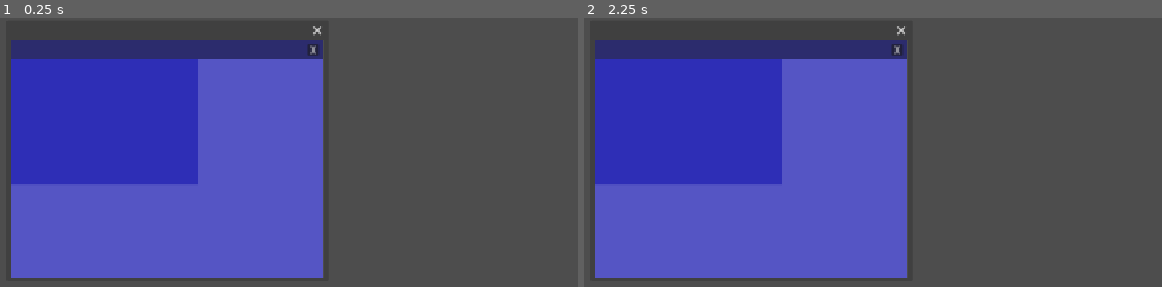
Above: before the commit, frames 1-2 (left to right).
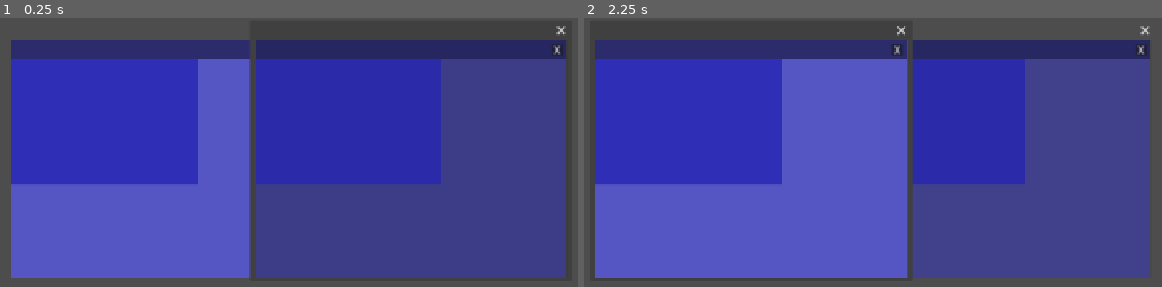
Above: after the commit, the same moments.

Repository: MisterIXI/godot-wildjam-98
Game: Godot game, scene res://scenes/window/window_test.tscn
Two runs of this game, one before a commit and one after it. Both use one fixed random seed, a clock stepped at 60 frames per second and the inputs below. The project has no main scene, so this scene is started directly.
Inputs (mouse positions are in pixels of both pictures, inside the frame that each line leads up to):
- Up to frame 1 (0.25 s): no input
- Up to frame 2 (2.25 s): tap Enter at 0.5 s; move the mouse to (1075, 219) at 0.52 s; click (1075, 219) at 0.67 s; click "X" at 1.25 s; tap Space at 2 s; drag from (740, 265) to (outside the picture) at 2.02 s

The runs differ from the first frame. In frame 1, 48% of the frame differs, in the area x 43-98%, y 2-97%; in frame 2, 36%.

Commit message:
window progress commit

Diff:
--- a/space-ship-support/scenes/window/window.gd
+++ b/space-ship-support/scenes/window/window.gd
@@ -9,17 +9,18 @@
 var collapse_tween: Tween = null
 
 func _on_window_input(event: InputEvent) -> void:
-	if event is InputEventMouseButton:
-		if event.button_index == MOUSE_BUTTON_RIGHT and event.pressed:
-			if collapse_tween:
-				collapse_tween.kill()
-			if is_collapsed:
-				collapse_tween = create_tween()
-				collapse_tween.tween_property(self, "size:y", 400., 0.1)
-			else:
-				collapse_tween = create_tween()
-				collapse_tween.tween_property(self, "size:y", 2, 0.1)
-			is_collapsed = not is_collapsed
+	pass
+	# if event is InputEventMouseButton:
+	# 	if event.button_index == MOUSE_BUTTON_RIGHT and event.pressed:
+	# 		if collapse_tween:
+	# 			collapse_tween.kill()
+	# 		if is_collapsed:
+	# 			collapse_tween = create_tween()
+	# 			collapse_tween.tween_property(self, "size:y", 400., 0.1)
+	# 		else:
+	# 			collapse_tween = create_tween()
+	# 			collapse_tween.tween_property(self, "size:y", 30, 0.1)
+	# 		is_collapsed = not is_collapsed
 
 
 func _on_title_bar_gui_input(event: InputEvent) -> void:
@@ -29,6 +30,16 @@
 			is_dragging = event.pressed
 			if is_dragging:
 				mouse_pos_offset = event.global_position - Vector2(position)
+		if event.button_index == MOUSE_BUTTON_RIGHT and event.pressed:
+			if collapse_tween:
+				collapse_tween.kill()
+			if is_collapsed:
+				collapse_tween = create_tween()
+				collapse_tween.tween_property(self, "size:y", 400., 0.1)
+			else:
+				collapse_tween = create_tween()
+				collapse_tween.tween_property(self, "size:y", 30, 0.1)
+			is_collapsed = not is_collapsed
 	if event is InputEventMouseMotion:
 		var mouse_motion:= event as InputEventMouseMotion
 		if mouse_motion.button_mask  == MouseButtonMask.MOUSE_BUTTON_MASK_LEFT:
--- a/space-ship-support/scenes/window/window_test.tscn
+++ b/space-ship-support/scenes/window/window_test.tscn
@@ -11,3 +11,6 @@
 [node name="ShipWindow3" parent="." unique_id=155888140 instance=ExtResource("1_3uwou")]
 
 [node name="ShipWindow4" parent="." unique_id=97800646 instance=ExtResource("1_3uwou")]
+transparent_bg = true
+position = Vector2i(539, 36)
+transparent = true
Not shown, added: space-ship-support/assets/placeholder_art/placeholder.svg.import
